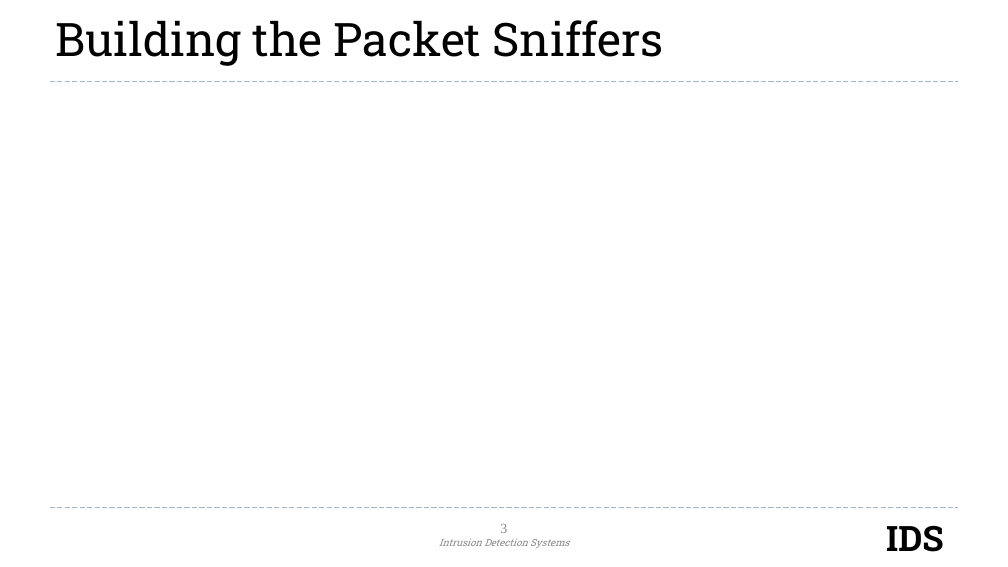
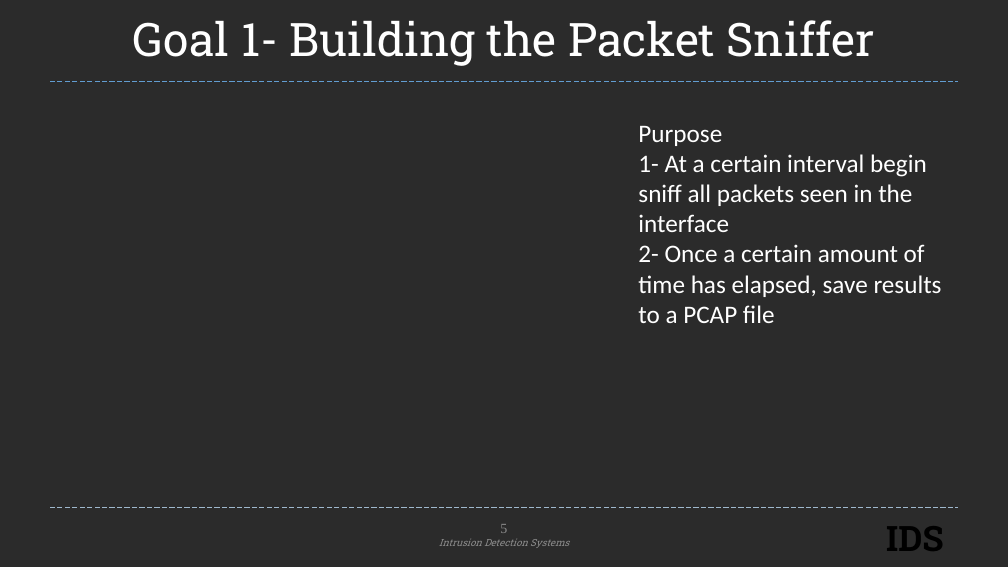
Before and after one commit to AndrewQuijano/Operating_Systems_II, a slide deck: slide 5 of Project_Presentation.pptx (slide 3 before the commit). Drawn at 1008x567 pixels with LibreOffice and Linux fonts; fonts in the diff are those of the drawing; background and template pictures are left out; a plain dark background stands for a picture behind light text. Boxes give left, top, right and bottom in pixels: in the first picture for what was removed or moved away, otherwise in the second. Text is boxed around its words. In the diff, an @@ line names an element or a change of style, - is before the commit and + after.

```diff
--- a/Project_Presentation.pptx
+++ b/Project_Presentation.pptx
@@ background #FFFFFF to picture (left out) @@
@@ title at box(133, 20, 875, 66): text changed; text colour #000000 to #FFFFFF @@
-Building the Packet Sniffers
+Goal 1- Building the Packet Sniffer
@@ line (50, 82) - (958, 82): stroke #9FB8CD 0.75 pt dashed to #629DD1 0.75 pt dashed @@
@@ text added at box(638, 126, 942, 323), 18 pt, text #FFFFFF @@
+Purpose
+1- At a certain interval begin sniff all packets seen in the interface
+2- Once a certain amount of time has elapsed, save results to a PCAP file
@@ page number at box(500, 524, 507, 533): text changed @@
-3
+5
```
Also in this commit, not shown: 6 other slides changed, 3 slides added, 1 slide removed, 12 other files.
